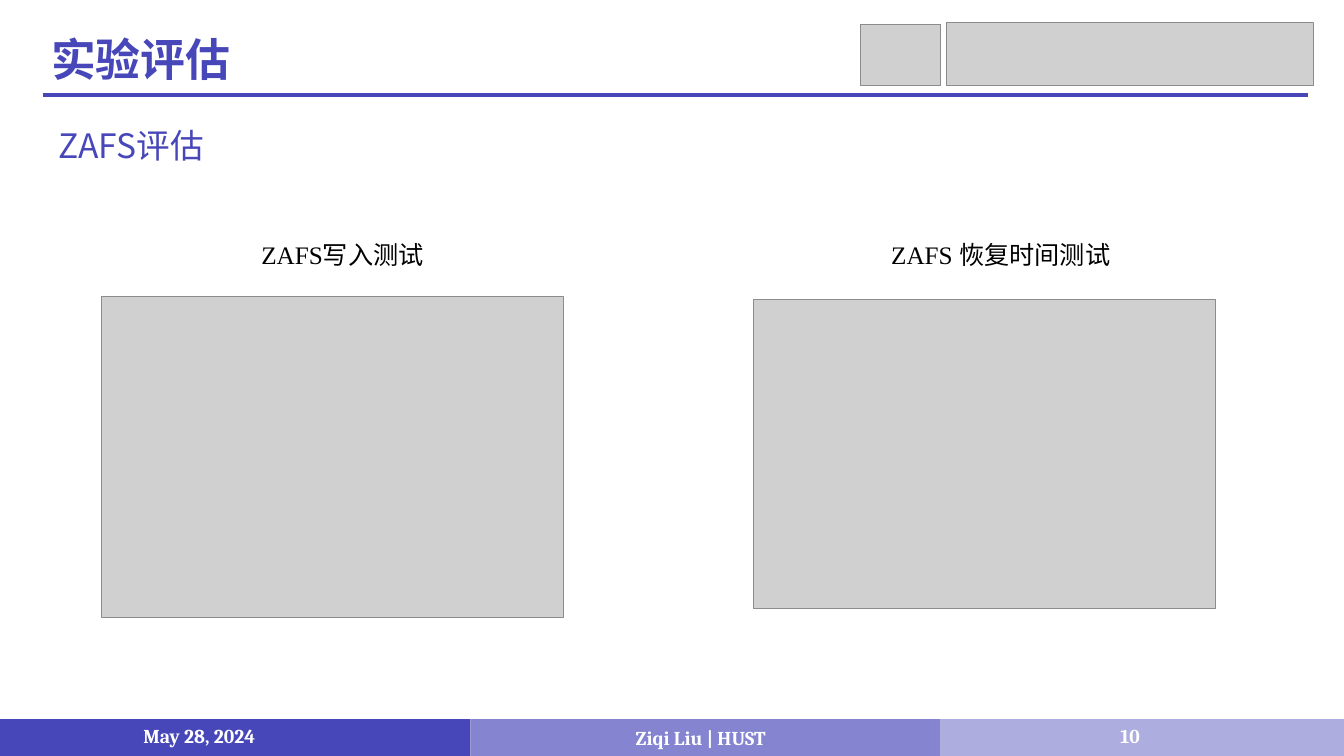
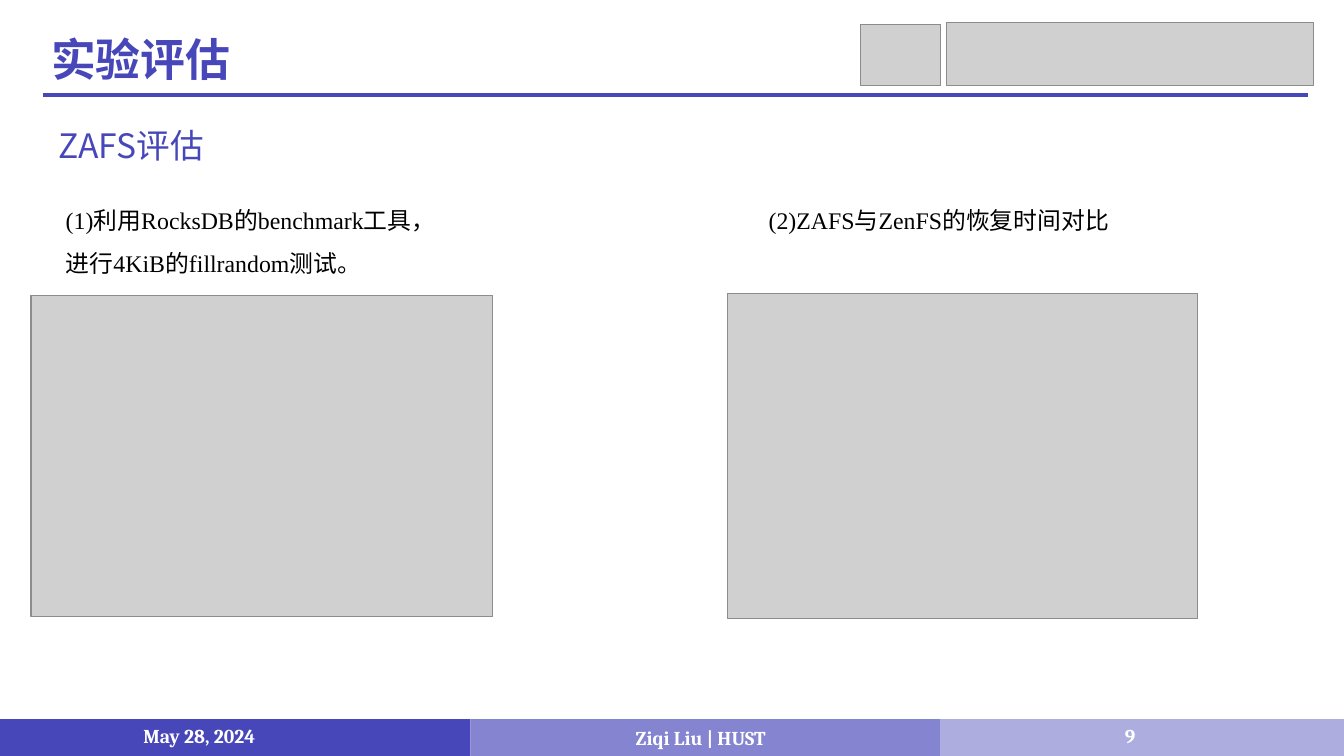
Before and after one commit to LiuziqiOvO/md, a slide deck: slide 9 of 毕设/毕设答辩.pptx (slide 10 before the commit). Drawn at 1344x756 pixels with LibreOffice and Linux fonts; fonts in the diff are those of the drawing; grey boxes stand for pictures. Boxes give left, top, right and bottom in pixels: in the first picture for what was removed or moved away, otherwise in the second. Text is boxed around its words. In the diff, an @@ line names an element or a change of style, - is before the commit and + after.

```diff
--- a/毕设/毕设答辩.pptx
+++ b/毕设/毕设答辩.pptx
@@ text added at (x1=66, y1=210, x2=436, y2=274), 17 pt, text #000000 @@
+(1)利用RocksDB的benchmark工具，进行4KiB的fillrandom测试。
@@ text added at (x1=769, y1=210, x2=1110, y2=234), 17 pt, text #000000 @@
+(2)ZAFS与ZenFS的恢复时间对比
@@ text removed at (x1=261, y1=244, x2=423, y2=266) @@
-    ZAFS写入测试
@@ text removed at (x1=891, y1=242, x2=1110, y2=266) @@
-    ZAFS 恢复时间测试
@@ picture moved from (x1=102, y1=296, x2=564, y2=618) to (x1=31, y1=295, x2=493, y2=617) @@
@@ picture resized from (x1=753, y1=300, x2=1216, y2=609) to (x1=727, y1=293, x2=1198, y2=618) @@
@@ page number at (x1=1125, y1=730, x2=1135, y2=743): text changed @@
-10
+9
```
Also in this commit, not shown: 8 other slides changed, 2 other files.
